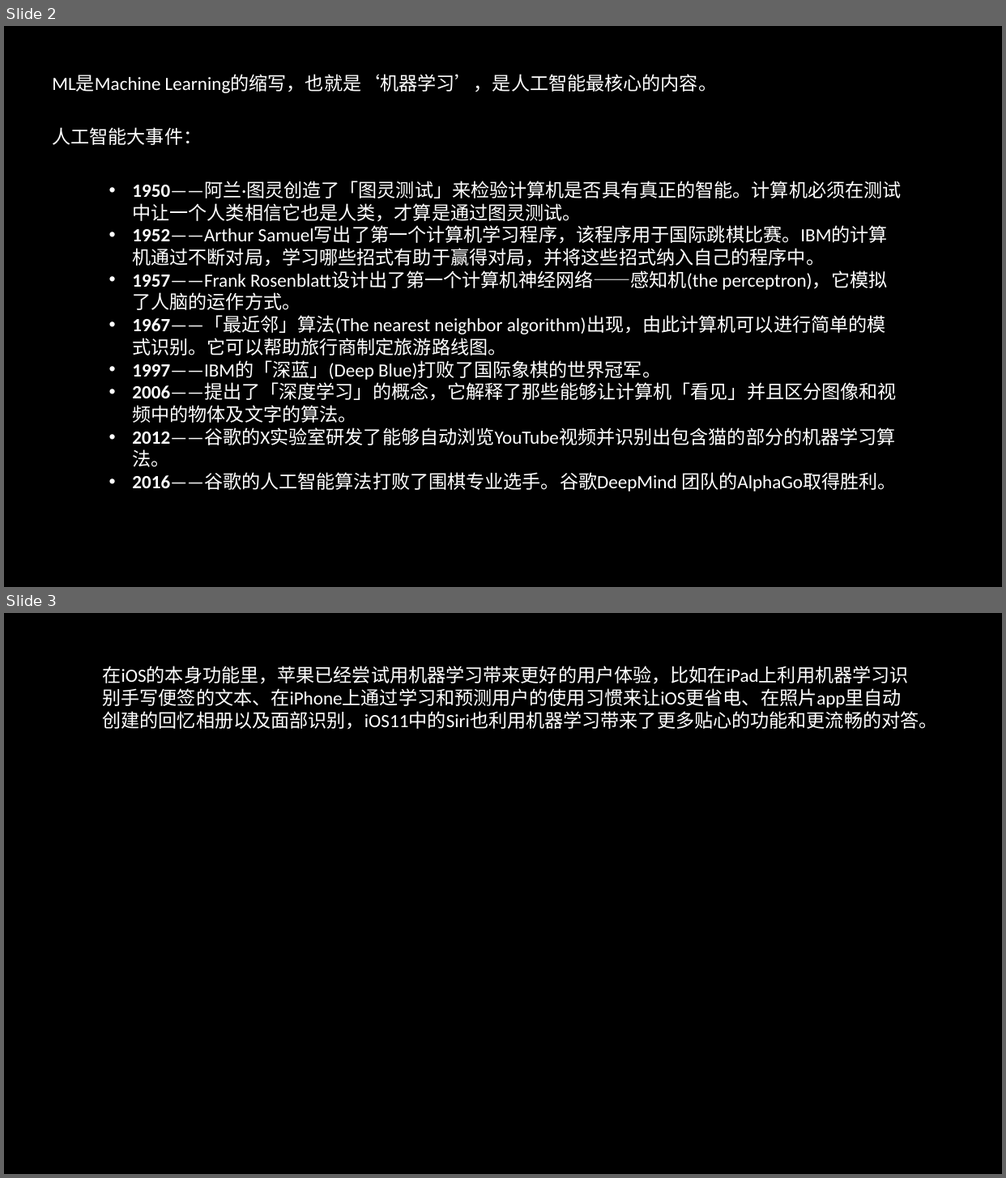
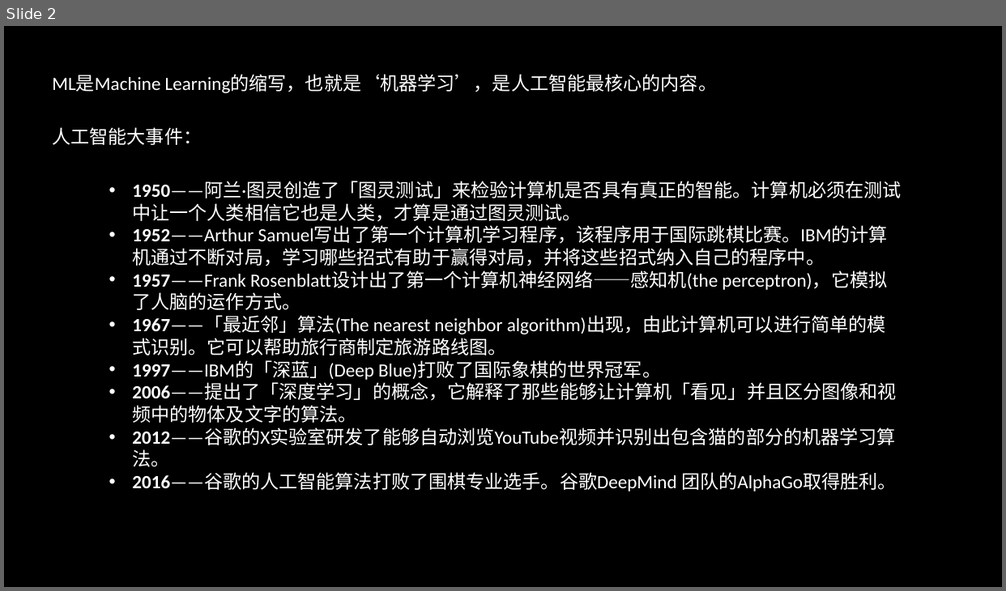
Before and after one commit to GuanyiLL/Study, a slide deck: Swift/CoreMLResearching/CoreML.pptx. Shown one above the other, each under a label of ours: slides 2 and 3 before the commit, slide 2 after it. The pictures are 1006x1178 and 1006x591 pixels, drawn with LibreOffice and Linux fonts; fonts in the diff are those of the drawing. Boxes give left, top, right and bottom in pixels: in the first picture for what was removed or moved away, otherwise in the second. Text is boxed around its words. In the diff, an @@ line names an element or a change of style, - is before the commit and + after.

```diff
--- a/Swift/CoreMLResearching/CoreML.pptx
+++ b/Swift/CoreMLResearching/CoreML.pptx
@@ slide 3 removed at (4,613,1002,1174), background #000000 @@
@@ text removed at (103,666,938,730) @@
-在iOS的本身功能里，苹果已经尝试用机器学习带来更好的用户体验，比如在iPad上利用机器学习识别手写便签的文本、在iPhone上通过学习和预测用户的使用习惯来让iOS更省电、在照片app里自动创建的回忆相册以及面部识别，iOS11中的Siri也利用机器学习带来了更多贴心的功能和更流畅的对答。
```
Also in this commit, not shown: 8 slides added.
